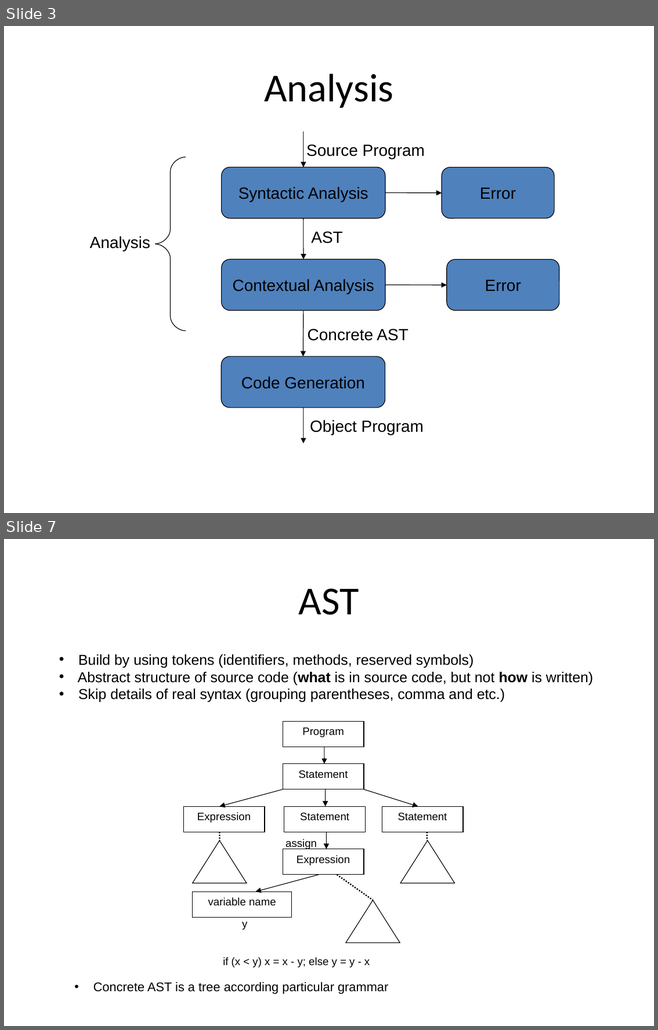
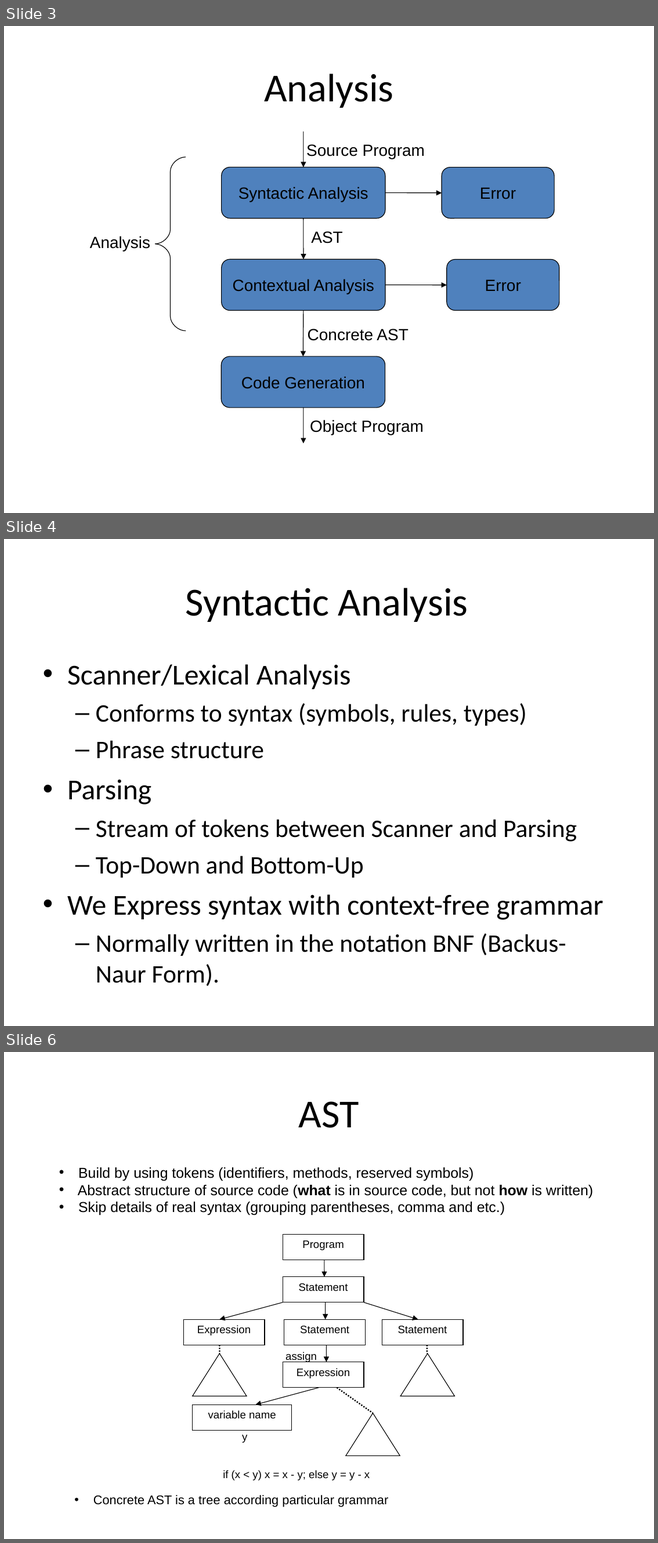
Before and after one commit to isurup/kalle-martin-group, a slide deck: SSE2/slides/1 Analysis.ppt. Shown one above the other, each under a label of ours: slides 3 and 7 before the commit, slides 3, 4 and 6 after it; the slides between them are not shown. The pictures are 658x1030 and 658x1543 pixels, drawn with LibreOffice and Linux fonts; fonts in the diff are those of the drawing. Boxes give left, top, right and bottom in pixels: in the first picture for what was removed or moved away, otherwise in the second. Text is boxed around its words. In the diff, an @@ line names an element or a change of style, - is before the commit and + after.

```diff
--- a/SSE2/slides/1 Analysis.ppt
+++ b/SSE2/slides/1 Analysis.ppt
@@ slide 4 added at [4,539,654,1026], background #FFFFFF @@
@@ title added at [186,588,468,622], 44 pt, text #000000 @@
+Syntactic Analysis
@@ text added at [67,664,603,986], 28 pt, text #000000 @@
+• Scanner/Lexical Analysis
+  – Conforms to syntax (symbols, rules, types)
+  – Phrase structure
+• Parsing
+  – Stream of tokens between Scanner and Parsing
+  – Top-Down and Bottom-Up
+• We Express syntax with context-free grammar
+  – Normally written in the notation BNF (Backus-Naur Form).
@@ what was slide 7 is now slide 6 @@
```
Also in this commit, not shown: 1 slide changed, 1 other slide added, 9 slides removed.
